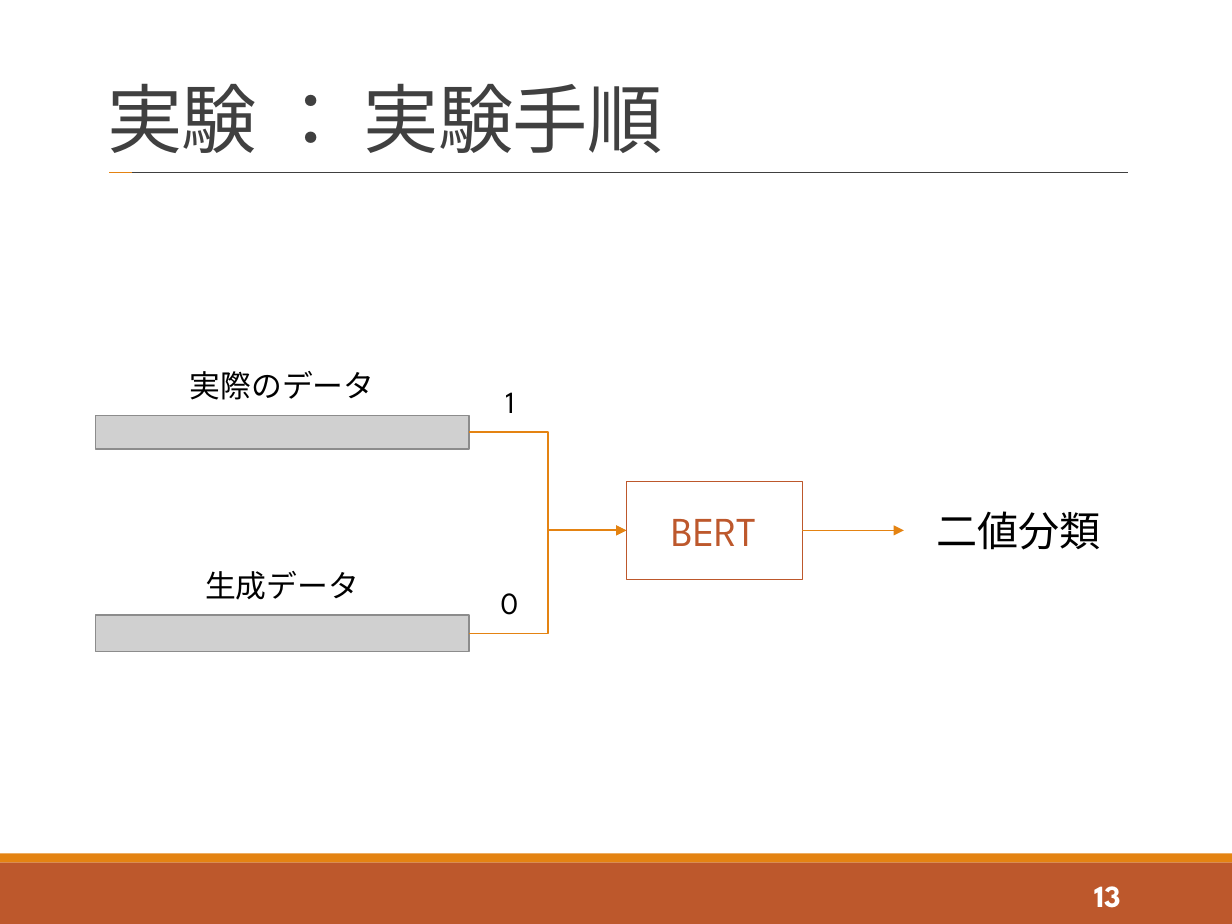
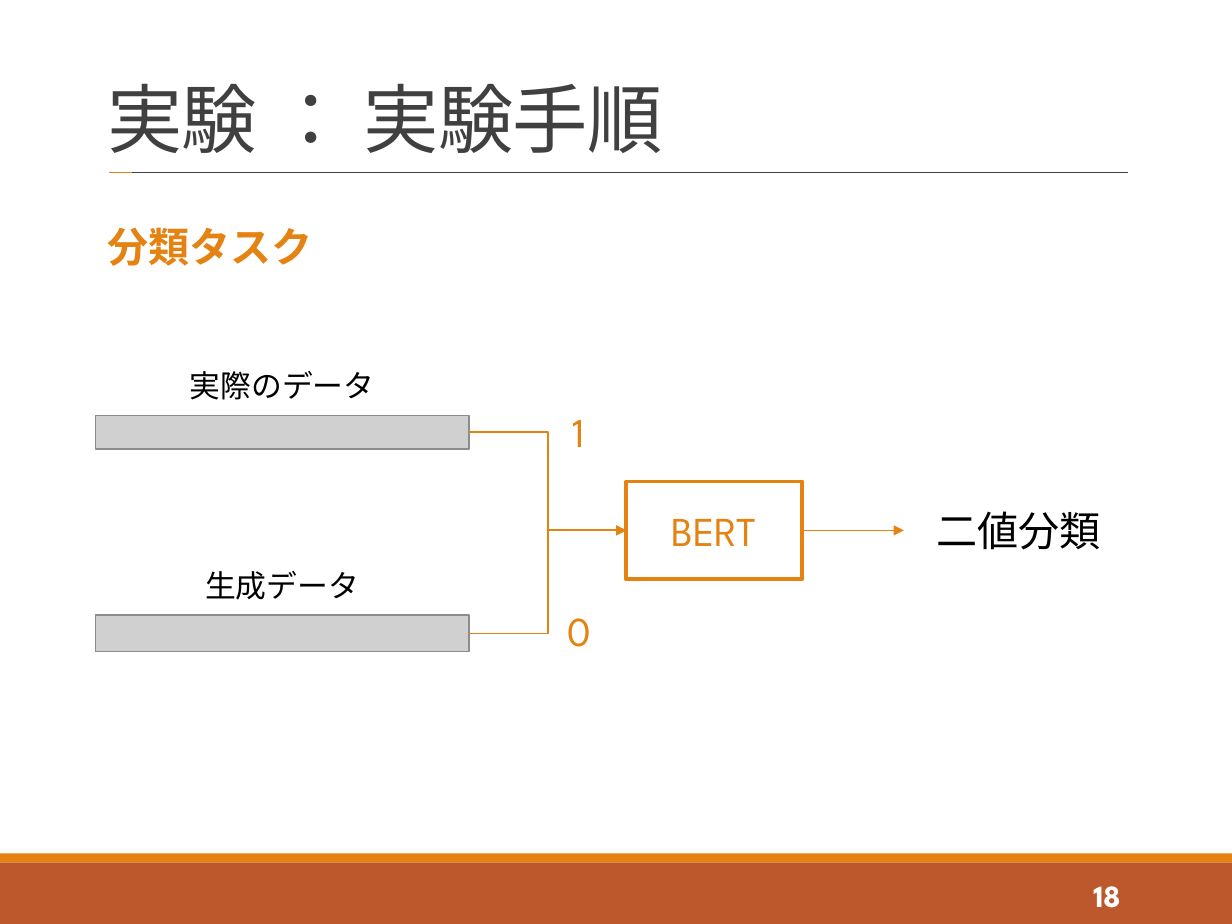
Before and after one commit to tatsuya-sugiyama/WeeklyReport, a slide deck: slide 18 of report/2021_t_1st/2021_1st_sugiyama.pptx (slide 13 before the commit). Drawn at 1232x924 pixels with LibreOffice and Linux fonts; fonts in the diff are those of the drawing; grey boxes stand for pictures. Boxes give left, top, right and bottom in pixels: in the first picture for what was removed or moved away, otherwise in the second. Text is boxed around its words. In the diff, an @@ line names an element or a change of style, - is before the commit and + after.

```diff
--- a/report/2021_t_1st/2021_1st_sugiyama.pptx
+++ b/report/2021_t_1st/2021_1st_sugiyama.pptx
@@ text added at (107,227,312,266), 24 pt, text #E48312, bold @@
+分類タスク
@@ text "1" at (573,420,585,447): size 18 to 24 pt, text colour #000000 to #E48312 @@
@@ text "1": place and size @@
-text "1" at (505,392,514,413)
+text "1" at (573,420,585,447)
@@ rectangle "BERT" at (626,482,802,579): text colour #BD582C to #E48312; fill none to #FFFFFF; outline #BD582C 0.75 pt to #E48312 2.25 pt @@
@@ text "0": place and size @@
-text "0" at (501,593,519,615)
+text "0" at (567,618,591,647)
@@ text "0" at (567,618,591,647): size 18 to 24 pt, text colour #000000 to #E48312 @@
@@ page number at (1093,886,1120,908): text changed @@
-13
+18
```
Also in this commit, not shown: 8 other slides changed, 5 slides added.
